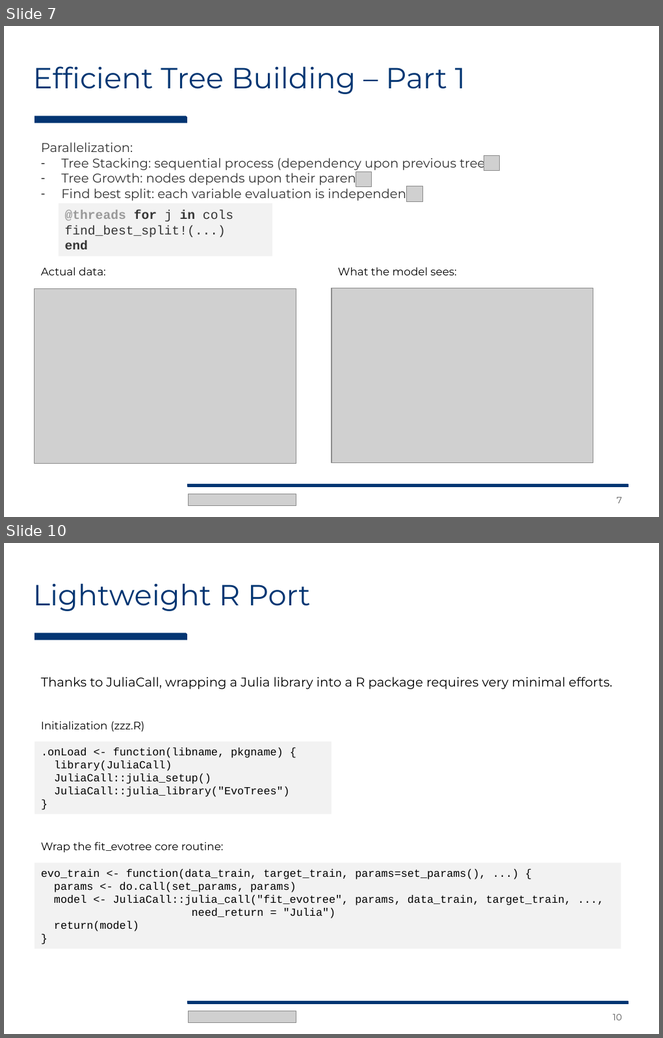
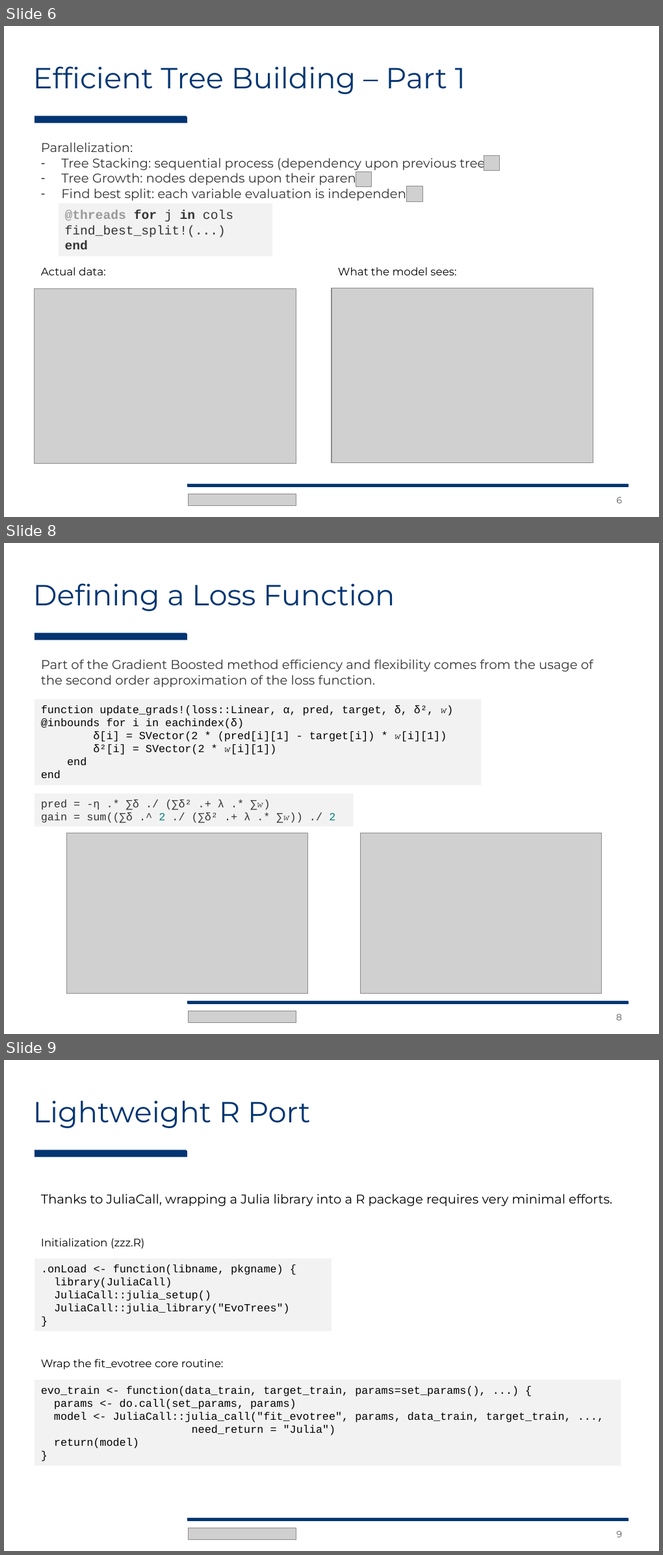
Before and after one commit to Evovest/EvoTrees.jl, a slide deck: blog/EvoTrees - Intro to Gradient Boosting Trees.pptx. Shown one above the other, each under a label of ours: slides 7 and 10 before the commit, slides 6, 8 and 9 after it; the slides between them are not shown. The pictures are 663x1038 and 663x1555 pixels, drawn with LibreOffice and Linux fonts; fonts in the diff are those of the drawing; grey boxes stand for pictures. Boxes give left, top, right and bottom in pixels: in the first picture for what was removed or moved away, otherwise in the second. Text is boxed around its words. In the diff, an @@ line names an element or a change of style, - is before the commit and + after.

```diff
--- a/blog/EvoTrees - Intro to Gradient Boosting Trees.pptx
+++ b/blog/EvoTrees - Intro to Gradient Boosting Trees.pptx
@@ slide 8 added at box(4, 543, 659, 1034), background #FFFFFF @@
@@ title added at box(33, 583, 395, 611), 32 pt, text #033572 @@
+Defining a Loss Function
@@ snip rect added at box(35, 633, 187, 640), fill #033572 @@
@@ text added at box(41, 659, 594, 687), 14 pt, text #333333 @@
+Part of the Gradient Boosted method efficiency and flexibility comes from the usage of the second order approximation of the loss function.
@@ rectangle added at box(35, 699, 482, 785), fill #F2F2F2, 12 pt, text #000000 @@
+function update_grads!(loss::Linear, α, pred, target, δ, δ², 𝑤)
+@inbounds for i in eachindex(δ)
+δ[i] = SVector(2 * (pred[i][1] - target[i]) * 𝑤[i][1])
+δ²[i] = SVector(2 * 𝑤[i][1])
+end
+end
@@ rectangle added at box(35, 794, 354, 826), fill #F2F2F2, 12 pt, text #333333 @@
+pred = -η .* ∑δ ./ (∑δ² .+ λ .* ∑𝑤)
+gain = sum((∑δ .^ 2 ./ (∑δ² .+ λ .* ∑𝑤)) ./ 2
@@ picture added at box(67, 834, 308, 994) @@
@@ picture added at box(361, 834, 602, 994) @@
@@ snip diag rect added at box(187, 1001, 629, 1005), fill #033572 @@
@@ picture added at box(188, 1012, 296, 1023) @@
@@ page number added at box(616, 1014, 622, 1021), 10 pt, text #595959 @@
+8
@@ what was slide 7 is now slide 6 @@
@@ page number at box(617, 497, 623, 504): text changed @@
-7
+6
@@ what was slide 10 is now slide 9 @@
@@ page number at box(617, 1531, 623, 1538): text changed @@
-10
+9
```
Also in this commit, not shown: 5 slides changed, 2 slides removed.
